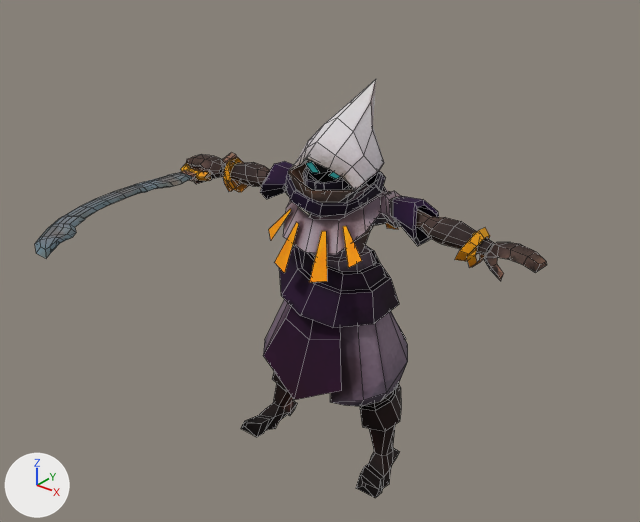
The OBJ model src/Renderer3D/Models/wayfarer.obj, before and after one commit.
One viewpoint serves both versions: a 50 mm camera at (4.05, -5.21, 5.06) aimed at (0.16, -0.34, 2.04). Every picture has the same lights, and +X, +Y and +Z are marked at lower left. Mesh edges are drawn as thin lines. Where no turn or scale is listed for an object, it has been applied to the vertices.

The scene before the commit, as lines of its bpy script (objects in view):
```python
me_blade_detail_circle_004 = bpy.data.meshes.new('Blade_Detail_Circle.004')
me_blade_detail_circle_004.from_pydata(...)  # 1340 vertices, 1180 faces, 2 loose edges; spans x -2.03..2.03, y -1.92..0.69, z 0.02..3.5
me_blade_detail_circle_004.materials.append(mat_material)  # picture img_tex_wayfarer_png
ob_blade_detail_circle_004 = bpy.data.objects.new('Blade_Detail_Circle.004', me_blade_detail_circle_004)
ob_blade_detail_circle_004.location = (0.0, 0.0, 0.0)
```
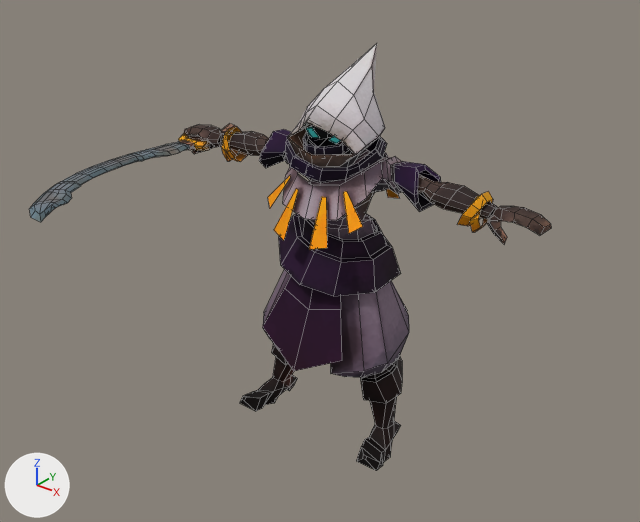
The change, as a list of edits to the scene's bpy script:
```text
Change me_blade_detail_circle_004:
    where me_blade_detail_circle_004.from_pydata(...)  # 1340 vertices, 1180 faces, 2 loose edges; spans x -2.03..2.03, y -1.92..0.69, z 0.02..3.5
    me_blade_detail_circle_004 part 1: the loose piece of 60 vertices spanning x -1.65..-1.51, y -0.02..0.57, z 2.24..2.31 is moved by (0.0, 0.0, 0.29)
    me_blade_detail_circle_004 part 2: the loose piece of 20 vertices spanning x -1.68..-1.48, y -0.11..0.03, z 2.25..2.3 is moved by (0.0, 0.0, 0.29)
    me_blade_detail_circle_004 part 3: the loose piece of 173 vertices spanning x -1.76..-1.11, y -1.92..-0.01, z 2.25..2.3 is moved by (0.0, 0.0, 0.29)
    me_blade_detail_circle_004 part 4: the loose piece of 38 vertices spanning x -1.78..-1.39, y -0.08..0.16, z 2.23..2.32 is moved by (0.0, 0.0, 0.29)
    me_blade_detail_circle_004 part 5: the loose piece of 12 vertices spanning x -1.72..-1.62, y -0.01..0.31, z 2.25..2.31 is moved by (0.0, 0.0, 0.29)
    me_blade_detail_circle_004 part 6: the loose piece of 504 vertices spanning x -1.36..1.36, y -0.49..0.69, z 0.02..2.58 is moved by (0.0, 0.0, 0.29)
    me_blade_detail_circle_004 part 7: the loose piece of 93 vertices spanning x -0.36..0.36, y -0.31..0.58, z 2.39..3.27 is moved by (0.0, 0.0, 0.29)
    me_blade_detail_circle_004 part 8: the loose piece of 16 vertices spanning x 1.1..1.3, y 0.05..0.31, z 2.17..2.43 is moved by (0.0, 0.0, 0.29)
    me_blade_detail_circle_004 part 9: the loose piece of 36 vertices spanning x 1.35..1.78, y -0.03..0.26, z 2.18..2.38 is moved by (0.0, 0.0, 0.29)
    me_blade_detail_circle_004 part 10: the loose piece of 8 vertices spanning x 0.05..0.19, y -0.09, z 2.64..2.73 is moved by (0.0, 0.0, 0.29)
    me_blade_detail_circle_004 part 11: the loose piece of 24 vertices spanning x 0.49..0.79, y 0.01..0.37, z 2.19..2.52 is moved by (0.0, 0.0, 0.29)
    me_blade_detail_circle_004 part 12: the loose piece of 16 vertices spanning x 1.2..1.29, y 0.06..0.28, z 2.14..2.4 is moved by (0.0, 0.0, 0.29)
    me_blade_detail_circle_004 part 13: the loose piece of 4 vertices spanning x 0.12..0.27, y -0.44..-0.25, z 1.88..2.26 is moved by (0.0, 0.0, 0.29)
    me_blade_detail_circle_004 part 14: the loose piece of 4 vertices spanning x 0.26..0.48, y -0.29..-0.17, z 2.04..2.32 is moved by (0.0, 0.0, 0.29)
    me_blade_detail_circle_004 part 15: the loose piece of 4 vertices spanning x 0.12..0.27, y 0.46..0.62, z 1.98..2.37 is moved by (0.0, 0.0, 0.29)
    me_blade_detail_circle_004 part 16: the loose piece of 16 vertices spanning x -1.3..-1.1, y 0.05..0.31, z 2.17..2.43 is moved by (0.0, 0.0, 0.29)
    me_blade_detail_circle_004 part 17: the loose piece of 36 vertices spanning x -1.78..-1.35, y -0.03..0.26, z 2.18..2.38 is moved by (0.0, 0.0, 0.29)
    me_blade_detail_circle_004 part 18: the loose piece of 8 vertices spanning x -0.19..-0.05, y -0.09, z 2.64..2.73 is moved by (0.0, 0.0, 0.29)
    me_blade_detail_circle_004 part 19: the loose piece of 24 vertices spanning x -0.79..-0.49, y 0.01..0.37, z 2.19..2.52 is moved by (0.0, 0.0, 0.29)
    me_blade_detail_circle_004 part 20: the loose piece of 16 vertices spanning x -1.29..-1.2, y 0.06..0.28, z 2.14..2.4 is moved by (0.0, 0.0, 0.29)
    me_blade_detail_circle_004 part 21: the loose piece of 4 vertices spanning x -0.27..-0.12, y -0.44..-0.25, z 1.88..2.26 is moved by (0.0, 0.0, 0.29)
    me_blade_detail_circle_004 part 22: the loose piece of 4 vertices spanning x -0.48..-0.26, y -0.29..-0.17, z 2.04..2.32 is moved by (0.0, 0.0, 0.29)
    me_blade_detail_circle_004 part 23: the loose piece of 60 vertices spanning x -0.51..0.5, y -0.37..0.56, z 1.45..2.0 is moved by (0.0, 0.0, 0.29)
    me_blade_detail_circle_004 part 24: the loose piece of 72 vertices spanning x -0.26..0.25, y -0.21..0.31, z 2.45..2.77 is moved by (0.0, 0.0, 0.29)
    me_blade_detail_circle_004 part 25: the loose piece of 72 vertices spanning x -0.41..0.37, y -0.29..0.46, z 2.31..2.66 is moved by (0.0, 0.0, 0.29)
```

Location of each change, [x1, y1, x2, y2] in pixels of the pictures (640 x 522 px; the box of a moved part takes in the faces that stretch with it):
'Blade_Detail_Circle.004', reshaped
    before: [35, 80, 547, 498]
    after: [30, 44, 551, 471]
part 1 of me_blade_detail_circle_004, moved or reshaped
    before: [198, 152, 237, 172]
    after: [196, 124, 235, 141]
part 2 of me_blade_detail_circle_004, moved or reshaped
    before: [182, 168, 203, 181]
    after: [179, 138, 200, 150]
part 3 of me_blade_detail_circle_004, moved or reshaped
    before: [35, 172, 197, 258]
    after: [30, 142, 195, 222]
part 4 of me_blade_detail_circle_004, moved or reshaped
    before: [181, 162, 211, 181]
    after: [179, 133, 210, 151]
part 5 of me_blade_detail_circle_004, moved or reshaped
    before: [190, 165, 202, 170]
    after: [188, 135, 201, 139]
part 6 of me_blade_detail_circle_004, moved or reshaped
    before: [222, 162, 494, 498]
    after: [220, 131, 497, 471]
part 7 of me_blade_detail_circle_004, moved or reshaped
    before: [288, 80, 384, 203]
    after: [287, 44, 385, 168]
part 8 of me_blade_detail_circle_004, moved or reshaped
    before: [455, 227, 490, 261]
    after: [457, 191, 493, 226]
part 9 of me_blade_detail_circle_004, moved or reshaped
    before: [484, 242, 547, 281]
    after: [487, 206, 551, 244]
part 10 of me_blade_detail_circle_004, moved or reshaped
    before: [329, 172, 340, 179]
    after: [329, 136, 341, 144]
part 11 of me_blade_detail_circle_004, moved or reshaped
    before: [393, 196, 439, 246]
    after: [394, 161, 441, 212]
part 12 of me_blade_detail_circle_004, moved or reshaped
    before: [467, 231, 488, 268]
    after: [470, 196, 490, 232]
part 13 of me_blade_detail_circle_004, moved or reshaped
    before: [309, 231, 327, 282]
    after: [309, 197, 327, 249]
part 14 of me_blade_detail_circle_004, moved or reshaped
    before: [343, 226, 362, 268]
    after: [343, 191, 363, 233]
part 15 of me_blade_detail_circle_004, moved or reshaped
    before: [386, 223, 398, 229]
    after: [386, 189, 399, 198]
part 16 of me_blade_detail_circle_004, moved or reshaped
    before: [224, 157, 249, 192]
    after: [223, 126, 248, 162]
part 17 of me_blade_detail_circle_004, moved or reshaped
    before: [186, 154, 225, 184]
    after: [184, 125, 224, 154]
part 18 of me_blade_detail_circle_004, moved or reshaped
    before: [306, 161, 320, 173]
    after: [306, 126, 320, 138]
part 19 of me_blade_detail_circle_004, moved or reshaped
    before: [260, 161, 293, 199]
    after: [259, 129, 291, 168]
part 20 of me_blade_detail_circle_004, moved or reshaped
    before: [223, 161, 240, 191]
    after: [222, 131, 239, 161]
part 21 of me_blade_detail_circle_004, moved or reshaped
    before: [275, 222, 299, 273]
    after: [274, 188, 298, 240]
part 22 of me_blade_detail_circle_004, moved or reshaped
    before: [269, 208, 291, 240]
    after: [268, 176, 290, 208]
part 23 of me_blade_detail_circle_004, moved or reshaped
    before: [279, 245, 399, 328]
    after: [279, 214, 401, 296]
part 24 of me_blade_detail_circle_004, moved or reshaped
    before: [303, 161, 351, 190]
    after: [303, 125, 352, 155]
